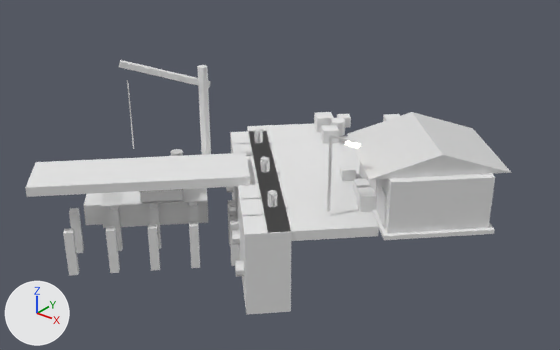
One commit to the FBX model Assets/Art/KayseriIsland/Models/Iron/Phase1/Port_P1.fbx: the scene before it, then after it.
Both versions are drawn from a 50 mm lens placed at (-76.0, -168.2, 45.4), pointed at (-131.8, -98.5, 2.2). Lighting does not change. The marker at lower left points along +X, +Y and +Z. The first picture is the older version. Where no turn or scale is listed for an object, it has been applied to the vertices.

In view in the first picture: 'Port.Apron', 'Port.Boat', 'Port.Crates', 'Port.Derrick', 'Port.Pier0', 'Port.QuayWall', 'Port.Shed' and 4 more.
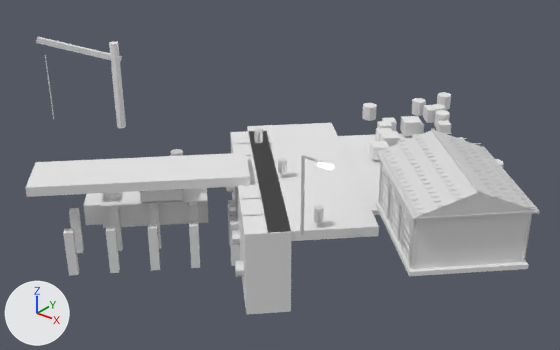
What changed in the scene script:
```text
Change me_port_crates_001:
    remove me_port_crates_001.from_pydata(...)  # 272 vertices, 456 faces; spans x -135.8..-109.2, y -103.1..-78.6, z 0.9..2.9
    add me_port_crates_001.from_pydata(...)  # 272 vertices, 456 faces; spans x -132.3..-108.0, y -98.4..-74.9, z 0.9..2.9
    me_port_crates_001 part 3: the loose piece of 8 vertices spanning x -128.0..-124.8, y -81.8..-78.6, z 0.9..2.8 is scaled about its middle by 0.9, then moved by (1.5, -12.6, -0.1)
    me_port_crates_001 part 4: the loose piece of 8 vertices spanning x -118.3..-115.1, y -103.1..-100.0, z 0.9..2.8 is scaled about its middle by 0.908, then moved by (-6.3, 4.5, -0.1)
    me_port_crates_001 part 5: the loose piece of 8 vertices spanning x -133.8..-131.5, y -84.3..-81.9, z 0.9..2.3 is scaled about its middle by 1.3, then moved by (8.7, 1.8, 0.2)
    me_port_crates_001 part 6: the loose piece of 8 vertices spanning x -120.3..-117.8, y -100.3..-97.9, z 0.9..2.4 is scaled about its middle by 1.35, then moved by (-0.8, 3.9, 0.3)
    me_port_crates_001 part 7: the loose piece of 8 vertices spanning x -123.9..-121.5, y -97.9..-95.6, z 0.9..2.3 is moved by (-4.2, 8.4, 0.0)
    me_port_crates_001 part 8: the loose piece of 8 vertices spanning x -132.6..-129.6, y -90.1..-87.2, z 0.9..2.7 is scaled about its middle by 0.753, then moved by (10.5, 4.3, -0.2)
    me_port_crates_001 part 9: the loose piece of 8 vertices spanning x -122.3..-119.4, y -96.3..-93.4, z 0.9..2.6 is scaled about its middle by 0.779, then moved by (-2.5, 7.8, -0.2)
    me_port_crates_001 part 10: the loose piece of 8 vertices spanning x -124.3..-121.7, y -85.2..-82.6, z 0.9..2.4 is scaled about its middle by 1.27, then moved by (-0.4, -10.0, 0.2)
    me_port_crates_001 part 11: the loose piece of 8 vertices spanning x -135.8..-132.5, y -87.4..-84.1, z 0.9..2.9 is scaled about its middle by 0.732, then moved by (7.6, -4.2, -0.3)
    me_port_crates_001 part 12: the loose piece of 8 vertices spanning x -127.1..-124.1, y -89.7..-86.7, z 0.9..2.7 is scaled about its middle by 1.09, then moved by (1.7, 0.6, 0.1)
    me_port_crates_001 part 13: the loose piece of 20 vertices spanning x -132.5..-130.6, y -87.1..-85.1, z 0.9..2.9 is moved by (17.1, -9.4, 0.0)
    me_port_crates_001 part 14: the loose piece of 20 vertices spanning x -126.0..-124.1, y -89.4..-87.4, z 0.9..2.9 is moved by (0.0, 12.5, 0.0)
    me_port_crates_001 part 15: the loose piece of 20 vertices spanning x -114.4..-112.5, y -93.1..-91.1, z 0.9..2.9 is moved by (-10.0, 11.2, 0.0)
    me_port_crates_001 part 16: the loose piece of 20 vertices spanning x -116.9..-115.0, y -100.2..-98.2, z 0.9..2.9 is moved by (-15.4, 12.7, 0.0)
    me_port_crates_001 part 17: the loose piece of 20 vertices spanning x -119.8..-117.9, y -96.7..-94.7, z 0.9..2.9 is moved by (-3.0, 13.1, 0.0)
    me_port_crates_001 part 18: the loose piece of 20 vertices spanning x -115.3..-113.4, y -95.2..-93.2, z 0.9..2.9 is moved by (-12.4, 13.8, 0.0)
    other edits to the shape of me_port_crates_001 do not show in these pictures
Change me_port_shed_001:
    remove me_port_shed_001.from_pydata(...)  # 62 vertices, 92 faces; spans x -9.7..9.7, y -9.7..9.7, z 0.0..8.9
    add me_port_shed_001.from_pydata(...)  # 1294 vertices, 1940 faces; spans x -9.7..9.7, y -9.7..9.7, z 0.0..9.0
    me_port_shed_001 part 1: the loose piece of 6 vertices spanning x -9.7..9.7, y -9.7..9.7, z 6.5..8.9 is rebuilt with 6 vertices and now spans x -9.7..9.7, y -9.7..9.7, z 6.5..8.9
    me_port_shed_001 part 2: 1232 vertices added at x -9.7..9.7, y -9.7..9.7, z 0.5..9.0
    add me_port_shed_001.materials.append(mat_steel)  # white #e7e7e7
Change ob_port_crates:
    ob_port_crates.location: (0.0, 0.0, 3.0) -> (0.0, 8.0, 3.0)
Change ob_port_shed:
    ob_port_shed.location: (-112.69, -96.69, 3.6) -> (-107.13, -101.03, 3.6)
Change ob_port_derrick:
    ob_port_derrick.location: (0.0, 0.0, 3.0) -> (-16.17, 0.0, 3.0)
```

What differs and where, as boxes [x1, y1, x2, y2] in the pictures (560 x 350 px; the box of a moved part takes in the faces that stretch with it):
'Port.Shed', reshaped, moved (15% taller): before [347, 112, 512, 240]; after [375, 129, 540, 276]
'Port.Crates', reshaped, moved: before [314, 112, 400, 212]; after [362, 92, 504, 168]
'Port.Derrick', moved: before [119, 60, 211, 155]; after [36, 37, 126, 129]
part 1 of me_port_shed_001, rebuilt (28% taller): before [347, 112, 512, 180]; after [378, 131, 538, 218]
part 2 of me_port_shed_001, added: after [376, 129, 540, 269]
part 3 of me_port_crates_001, moved or reshaped: before [383, 114, 400, 122]; after [375, 128, 392, 141]
part 4 of me_port_crates_001, moved or reshaped: before [356, 187, 377, 212]; after [370, 141, 389, 160]
part 5 of me_port_crates_001, moved or reshaped: before [337, 114, 351, 128]; after [423, 105, 438, 123]
part 6 of me_port_crates_001, moved or reshaped (not visible afterwards): before [353, 179, 370, 196]
part 7 of me_port_crates_001, moved or reshaped: before [340, 164, 356, 181]; after [382, 117, 397, 131]
part 8 of me_port_crates_001, moved or reshaped: before [321, 125, 339, 144]; after [436, 120, 451, 134]
part 9 of me_port_crates_001, moved or reshaped: before [359, 162, 361, 175]; after [421, 123, 424, 134]
part 10 of me_port_crates_001, moved or reshaped (not visible before): after [380, 131, 401, 147]
part 11 of me_port_crates_001, moved or reshaped: before [314, 112, 334, 132]; after [377, 121, 393, 129]
part 12 of me_port_crates_001, moved or reshaped (not visible before): after [400, 116, 422, 136]
part 13 of me_port_crates_001, moved or reshaped (not visible afterwards): before [331, 118, 345, 136]
part 14 of me_port_crates_001, moved or reshaped (not visible before): after [437, 92, 451, 110]
part 15 of me_port_crates_001, moved or reshaped (not visible before): after [431, 104, 445, 110]
part 16 of me_port_crates_001, moved or reshaped (not visible before): after [362, 103, 377, 121]
part 17 of me_port_crates_001, moved or reshaped (not visible before): after [434, 110, 450, 127]
part 18 of me_port_crates_001, moved or reshaped (not visible before): after [412, 98, 426, 116]
